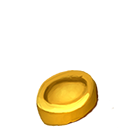
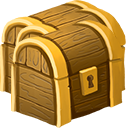
Layers edited between the first and the second 128px x 128px image:
added layer "500 Packet" above "500" over left=0, top=0, right=126, bottom=128
hid "One Dollar" over left=36, top=70, right=119, bottom=128
